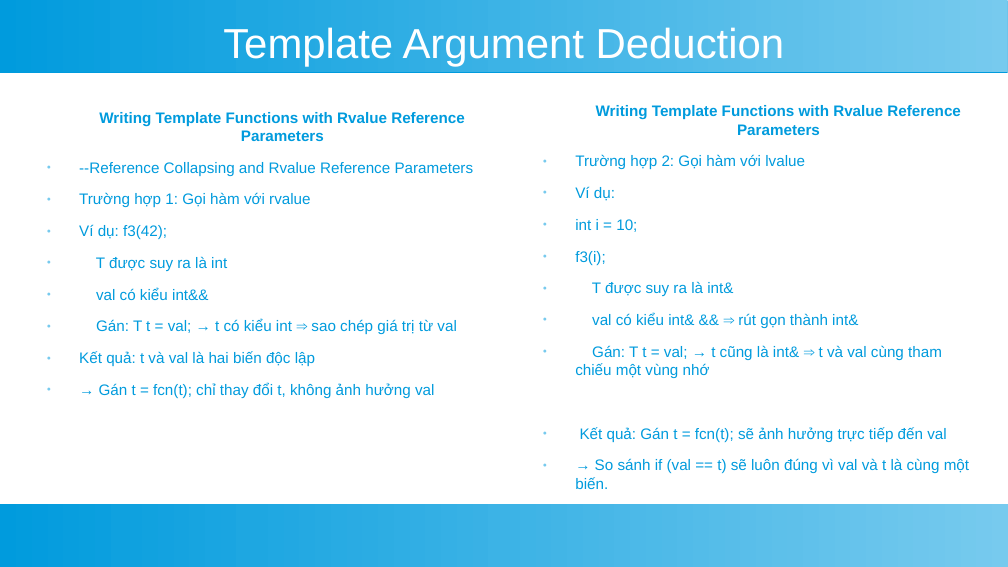
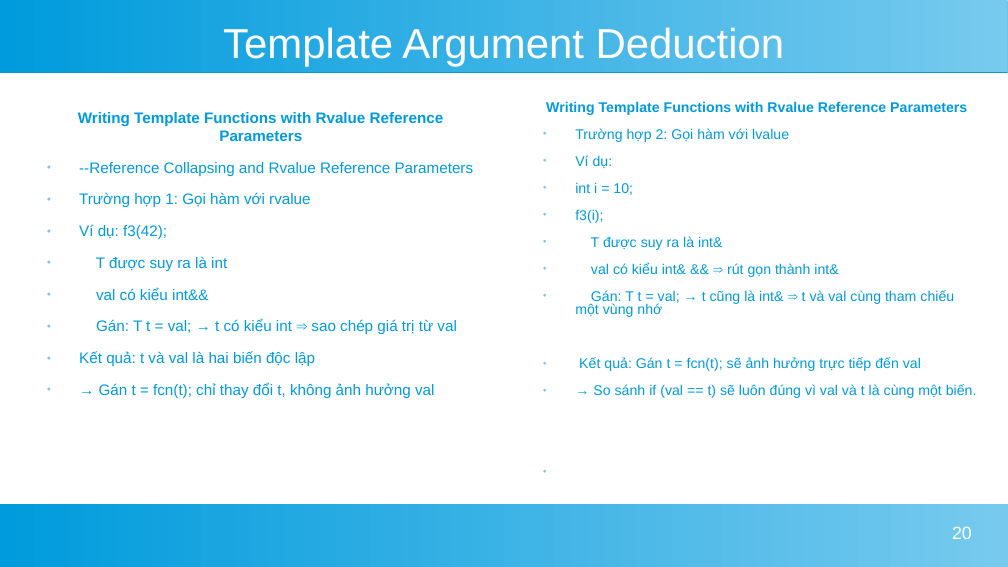
Before and after one commit to TrietTruong2243/AdvancedWeb_TicTacToe, a slide deck: slide 20 of template.odp (slide 21 before the commit). Drawn at 1008x567 pixels with LibreOffice and Linux fonts; fonts in the diff are those of the drawing. Boxes give left, top, right and bottom in pixels: in the first picture for what was removed or moved away, otherwise in the second. Text is boxed around its words. In the diff, an @@ line names an element or a change of style, - is before the commit and + after.

```diff
--- a/template.odp
+++ b/template.odp
@@ text "Writing Template Functions with Rvalue ..." at [78,112,474,398]: indent changed @@
@@ text "Writing Template Functions with Rvalue ..." at [546,101,977,398]: size 12 to 11.1 pt; indent changed; line spacing 1 to 0.8 @@
@@ rectangle removed at [0,504,1008,567] @@
@@ freeform shape added at [0,504,1008,567], fill gradient #77CAEE to #009BDD @@
@@ page number added at [952,526,972,539], 14 pt, text #FFFFFF @@
+20
```
Also in this commit, not shown: 26 other slides changed, 1 slide added, 2 slides removed.
